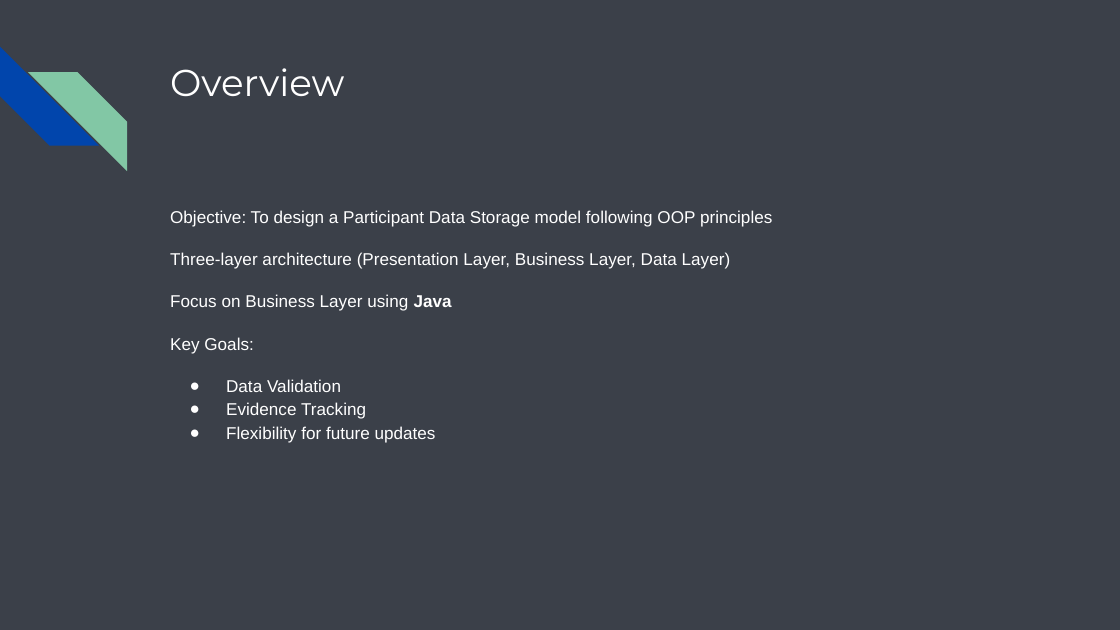
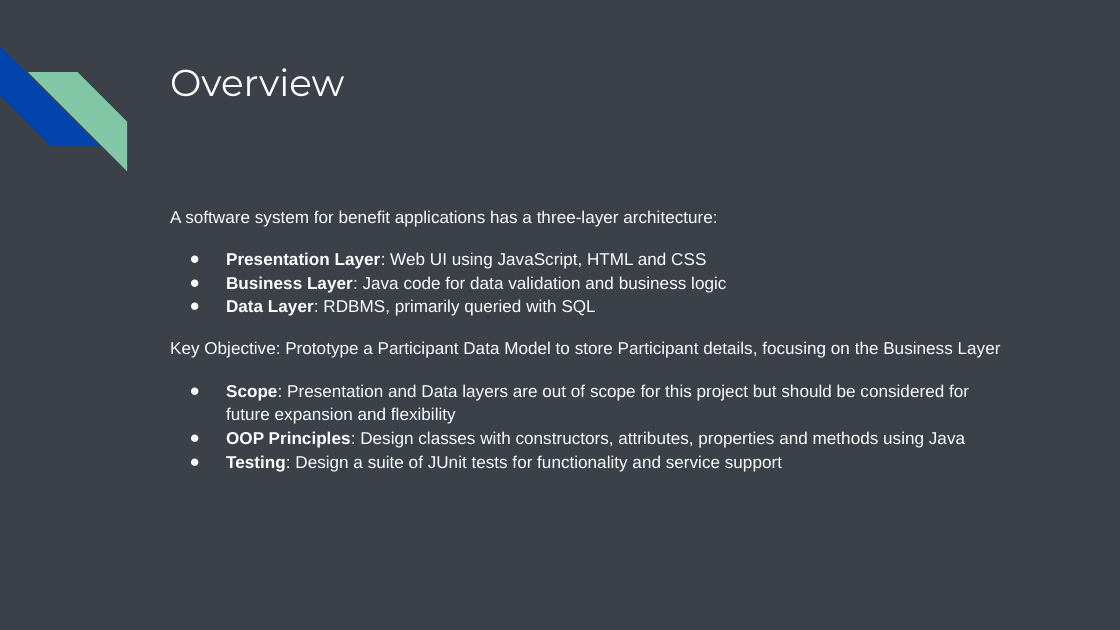
Before and after one commit to abitabir/BenefitsApplyTool, a slide deck: slide 2 of BenefitsApplyTool/src/main/java/com/ssp/benefitsapplytool/resources/Benefits Apply Tool.pptx. Drawn at 1120x630 pixels with LibreOffice and Linux fonts; fonts in the diff are those of the drawing. Boxes give left, top, right and bottom in pixels: in the first picture for what was removed or moved away, otherwise in the second. Text is boxed around its words. In the diff, an @@ line names an element or a change of style, - is before the commit and + after.

Commit message:
Add many things
Edit UML diagrams
Add menu and editing functionality
Fix tests

```diff
--- a/BenefitsApplyTool/src/main/java/com/ssp/benefitsapplytool/resources/Benefits Apply Tool.pptx
+++ b/BenefitsApplyTool/src/main/java/com/ssp/benefitsapplytool/resources/Benefits Apply Tool.pptx
@@ text at (170, 210, 1001, 472): text changed @@
-Objective: To design a Participant Data Storage model following OOP principles
-Three-layer architecture (Presentation Layer, Business Layer, Data Layer)
-Focus on Business Layer using Java
-Key Goals:
-● Data Validation
-● Evidence Tracking
-● Flexibility for future updates
+A software system for benefit applications has a three-layer architecture:
+● Presentation Layer: Web UI using JavaScript, HTML and CSS
+● Business Layer: Java code for data validation and business logic
+● Data Layer: RDBMS, primarily queried with SQL
+Key Objective: Prototype a Participant Data Model to store Participant details, focusing on the Business Layer
+● Scope: Presentation and Data layers are out of scope for this project but should be considered for future expansion and flexibility
+● OOP Principles: Design classes with constructors, attributes, properties and methods using Java
+● Testing: Design a suite of JUnit tests for functionality and service support
```
Also in this commit, not shown: 8 other slides changed, 10 slides added, 9 slides removed, 25 other files.
